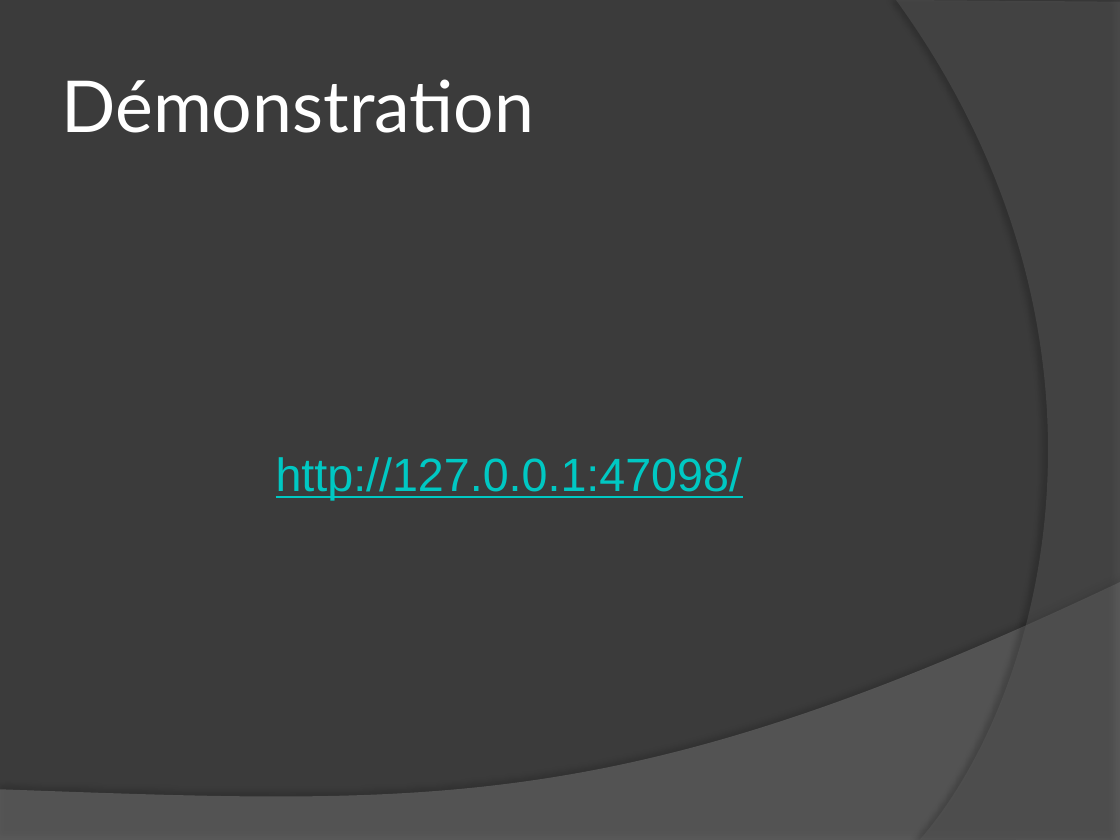
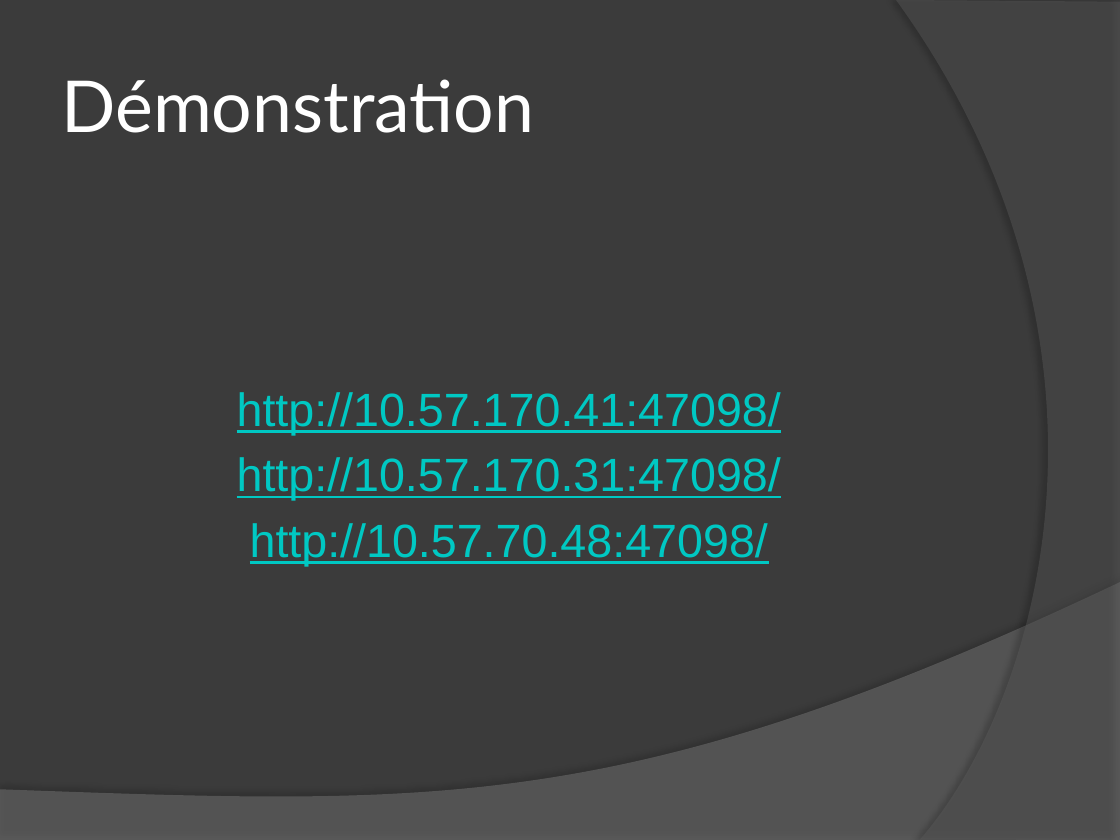
Before and after one commit to udovisdevoh/newtonerp, a slide deck: slide 10 of NewtonERP/Documentation/BeeERP_presentation.pptx. Drawn at 1120x840 pixels with LibreOffice and Linux fonts; fonts in the diff are those of the drawing. Boxes give left, top, right and bottom in pixels: in the first picture for what was removed or moved away, otherwise in the second. Text is boxed around its words. In the diff, an @@ line names an element or a change of style, - is before the commit and + after.

Commit message:
ppt

```diff
--- a/NewtonERP/Documentation/BeeERP_presentation.pptx
+++ b/NewtonERP/Documentation/BeeERP_presentation.pptx
@@ text at <box>237,392,781,566</box>: text changed @@
-http://127.0.0.1:47098/
+http://10.57.170.41:47098/
+http://10.57.170.31:47098/
+http://10.57.70.48:47098/
```
